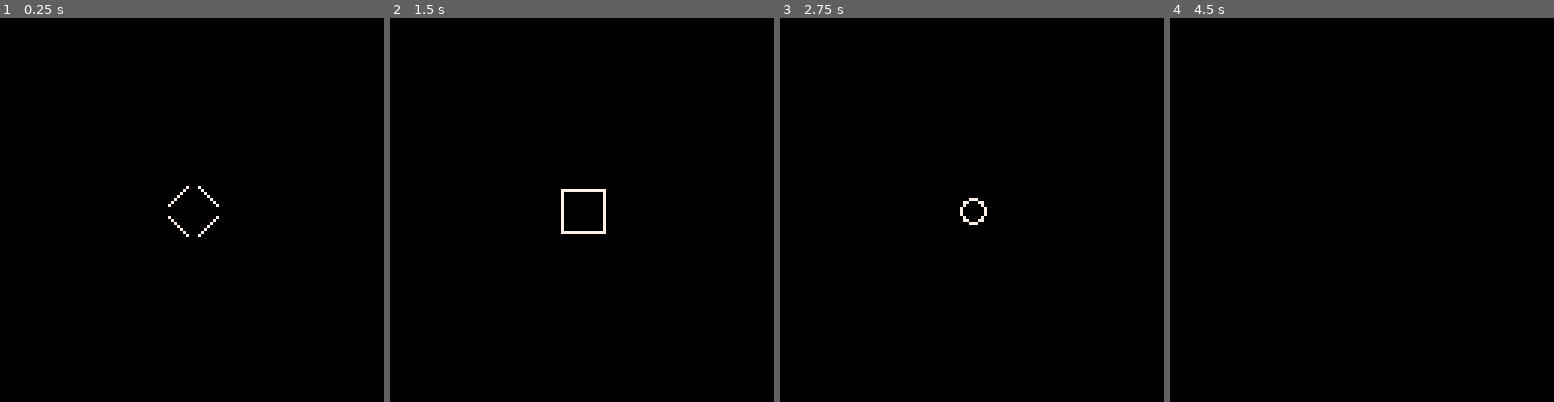
Above: before the commit, frames 1-4 (left to right).
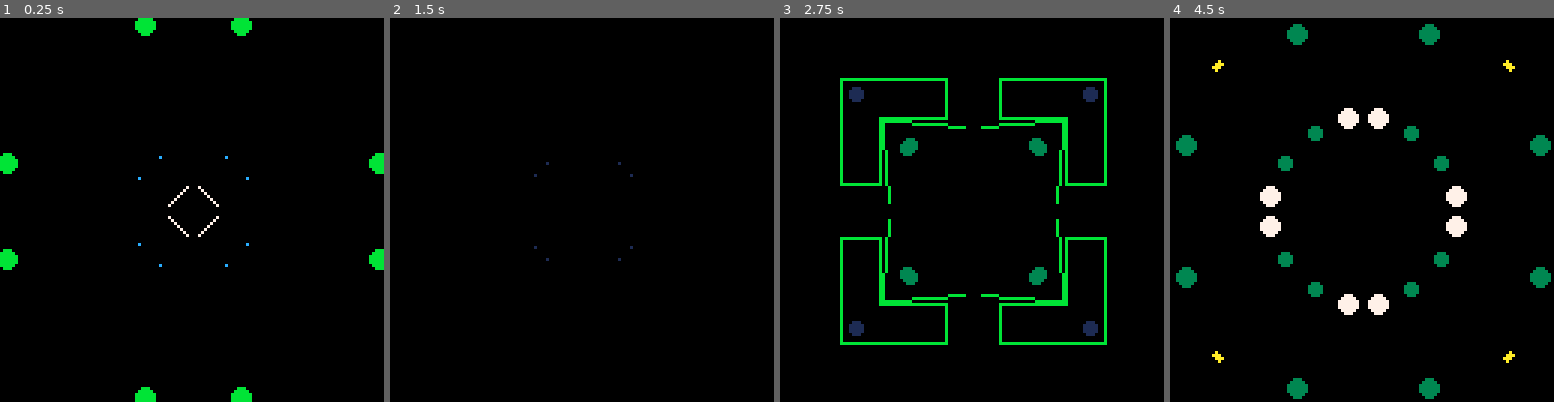
Above: after the commit, the same moments.

Repository: yosoyocre/pico-8
Game: PICO-8 cartridge simetriasenmovimiento.p8
Two runs of this game, one before a commit and one after it. Both use one fixed random seed, a clock stepped at 60 frames per second and the inputs below.
Inputs:
- Up to frame 1 (0.25 s): no input
- Up to frame 2 (1.5 s): no input
- Up to frame 3 (2.75 s): no input
- Up to frame 4 (4.5 s): no input

The runs differ from the first frame. In frame 1, 1.6% of the frame differs, in the area x 0-100%, y 0-100%; in frame 2, 0.4%; in frame 3, 6.1%, in the area x 15-86%, y 15-86%; in frame 4, 4.8%.

Commit message:
Añado explicaciones al ejemplo con simetrías en movimiento y ajusto para que cada 1000 cliclos se comience de cero

Diff:
--- a/simetriasenmovimiento.p8
+++ b/simetriasenmovimiento.p8
@@ -1,8 +1,9 @@
 pico-8 cartridge // http://www.pico-8.com
 version 8
 __lua__
-figuras = {}
-
+-- generan una coordenadas random
+-- para el cuarto cuadrante,
+-- que es donde nos vamos a mover
 function xrand()
 	return 1+rnd(64)
 end
@@ -11,7 +12,9 @@
 	return 64+rnd(64)
 end
 
-function paleta()
+-- selecciona una paleta de colores
+-- al azar
+function escogerpaleta()
 	local paletas = {
 	 	-- azules
 		{1,7,12,13},
@@ -28,23 +31,32 @@
 	return paletas[flr(rnd(#paletas))+1]
 end
 
-function color(paleta)
+-- escoge un color al azar
+-- de la paleta dada
+function escogercolor(paleta)
 	local p = flr(rnd(#paleta))+1
 	return paleta[p]
 end
 
-function nuevo()
+-- modifica el array de figuras
+-- añadiendo y eliminando elementos
+-- aleatoriamente
+function nuevo(borrartodo)
 	local n = rnd(5)
 	local rango1 = rnd(100)
 	local rango2 = rnd(100)
-	local paleta = paleta()
 	local nborrar = rnd(5)
 	local b
 
-	if (nborrar < #figuras) then
-		for i=0,nborrar do
-			b = flr(rnd(#figuras))
-			del(figuras,figuras[b])
+	if (borrartodo) then
+		figuras = {}
+		paleta = escogerpaleta()
+	else
+		if (nborrar < #figuras) then
+			for i=0,nborrar do
+				b = flr(rnd(#figuras))
+				del(figuras,figuras[b])
+			end
 		end
 	end
 
@@ -58,15 +70,17 @@
 	for i=0,n do
 		local forma = rnd(100)
 		local f;
+		-- círculo
 		if (forma < rango1) then
 			f = {
 				t = 'circfill',
 				x0 = xrand(),
 				y0 = yrand(),
 				r = rnd(4),
-				c = color(paleta)
+				c = escogercolor(paleta)
 			}
 		end
+		-- línea
 		if (forma >= rango1 and forma < rango2) then
 			f = {
 				t = 'line',
@@ -74,9 +88,10 @@
 				y0 = yrand(),
 				x1 = xrand(),
 				y1 = yrand(),
-				c = color(paleta)
+				c = escogercolor(paleta)
 			}
 		end
+		-- rectángulo
 		if (forma >= rango2) then
 			f = {
 				t = 'rect',
@@ -84,7 +99,7 @@
 				y0 = yrand(),
 				x1 = xrand(),
 				y1 = yrand(),
-				c = color(paleta)
+				c = escogercolor(paleta)
 			}
 		end
 
@@ -92,6 +107,7 @@
 	end
 end
 
+-- dibuja las figuras del array
 function dibujar(x,y)
 	for f in all(figuras) do
 		if (f.t == 'circfill') then
@@ -106,6 +122,8 @@
 	end
 end
 
+-- modifica ligeramente la posición
+-- de las figuras
 function mover()
 	local nf
 	for i,f in pairs(figuras) do
@@ -130,6 +148,8 @@
 	end
 end
 
+-- crea imágenes en espejo de lo dibujado
+-- en el cuarto cuadrante
 function proyectar()
 	for x=0,128 do
 		for y=0,128 do
@@ -146,13 +166,19 @@
 
 function _init()
 	t = 0
+	figuras = {}
+	paleta = escogerpaleta()
 	nuevo()
 end
 
 function _update()
-	if (t == 100) then
-		nuevo()
+	if (t == 10) then
+		nuevo(true)
 		t = 0
+	else
+		if (t%100 == 0) then
+			nuevo()
+		end
 	end
 	t+=1;
 	mover()
